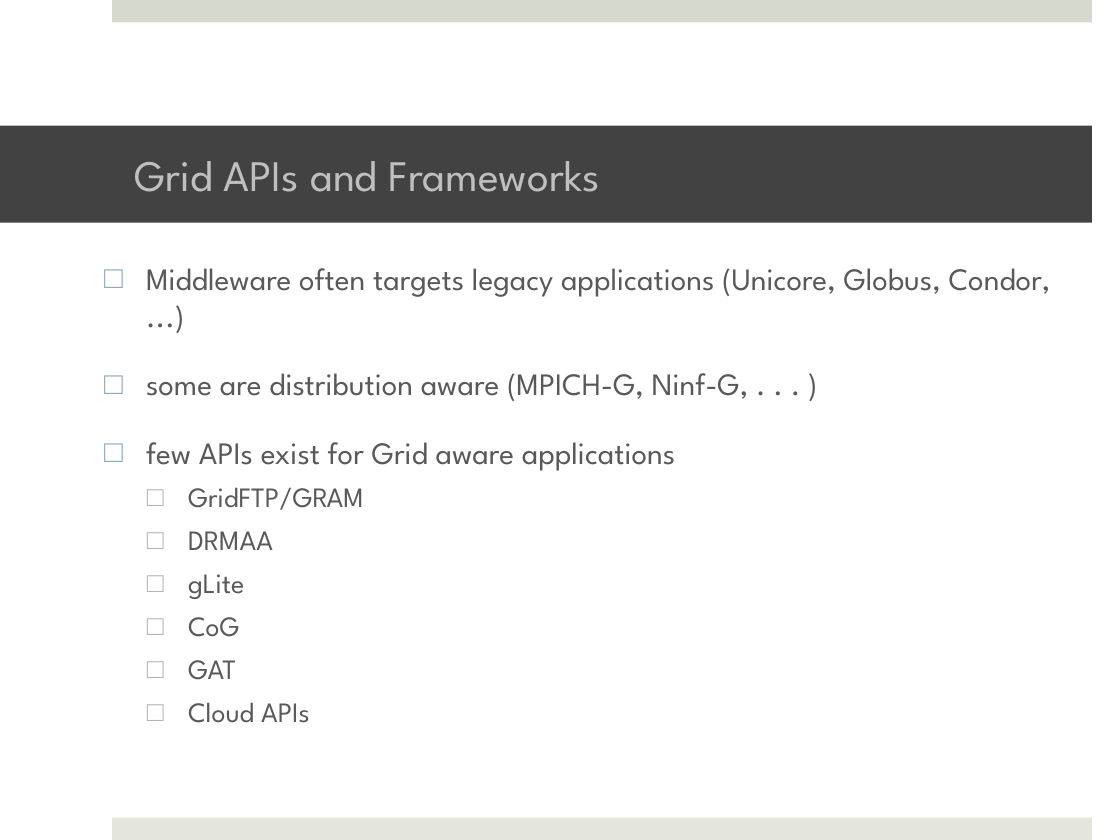
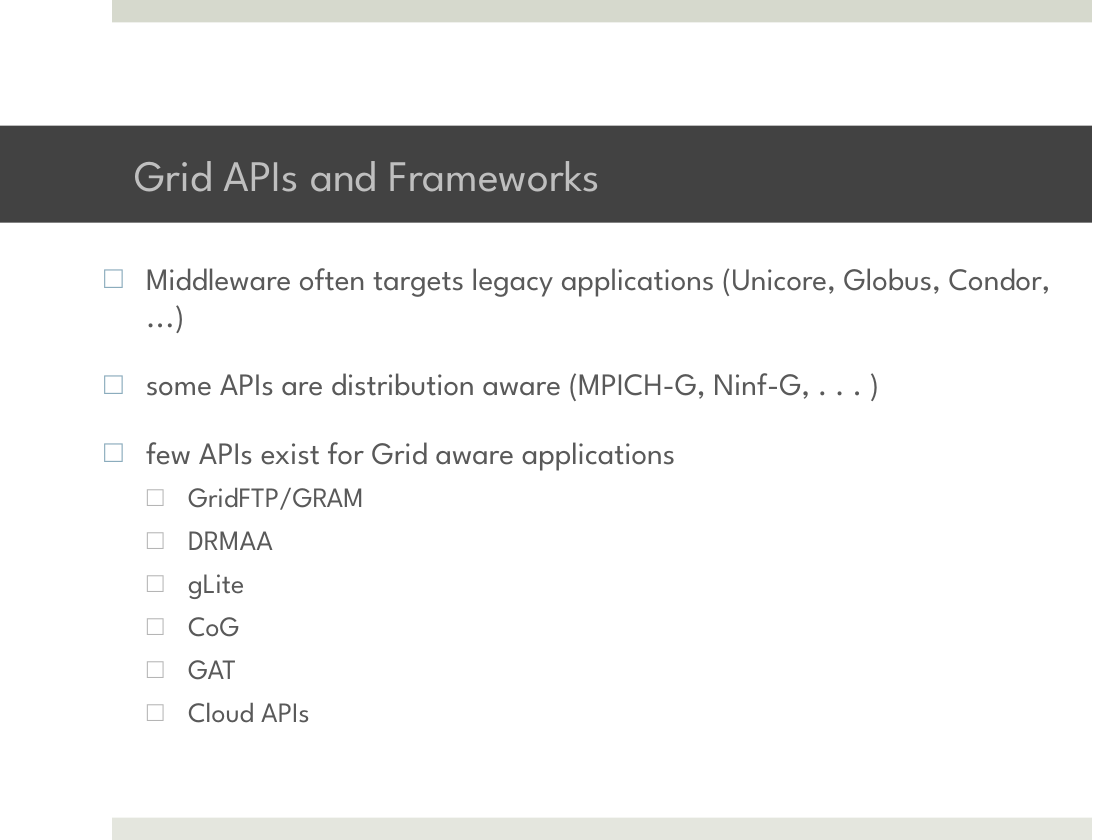
Before and after one commit to saga-project/saga-cpp-legacy-projects, a slide deck: slide 3 of tutorial/EGI-2011/02_api3.pptx. Drawn at 1120x840 pixels with LibreOffice and Linux fonts; fonts in the diff are those of the drawing; background and template pictures are left out. Boxes give left, top, right and bottom in pixels: in the first picture for what was removed or moved away, otherwise in the second. Text is boxed around its words. In the diff, an @@ line names an element or a change of style, - is before the commit and + after.

```diff
--- a/tutorial/EGI-2011/02_api3.pptx
+++ b/tutorial/EGI-2011/02_api3.pptx
@@ text at <box>146,373,810,401</box>: text changed @@
-□ some are distribution aware (MPICH-G, Ninf-G, . . . )
+□ some APIs are distribution aware (MPICH-G, Ninf-G, . . . )
```
Also in this commit, not shown: 8 other slides changed, 1 slide removed, 4 other files.
